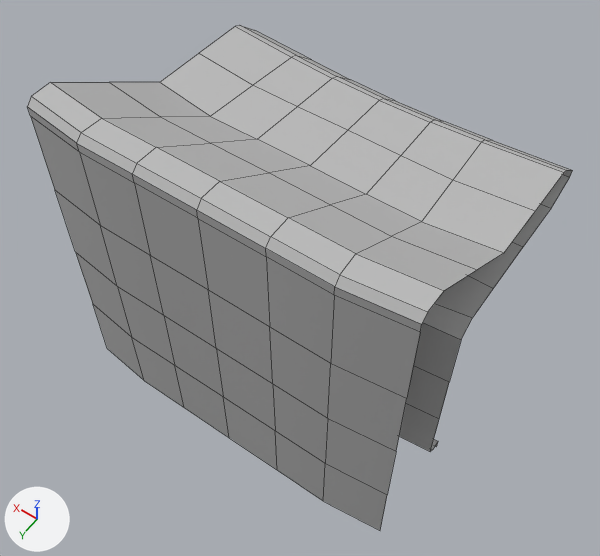
What one commit did to the FBX model Maya Project Files/Env/Exports/Console/ConsoleDesk_01_SM_Low.fbx.
Rendered twice from a camera (50 mm lens) standing at (-1.01, 0.979, 2.698) and looking at (-0.024, -0.4, 0.529). Arrows for +X, +Y and +Z are at lower left; the lights stay in place. Mesh edges are drawn as thin lines. Where no turn or scale is listed for an object, it has been applied to the vertices.

In view in the first picture: 'consoleMain'.
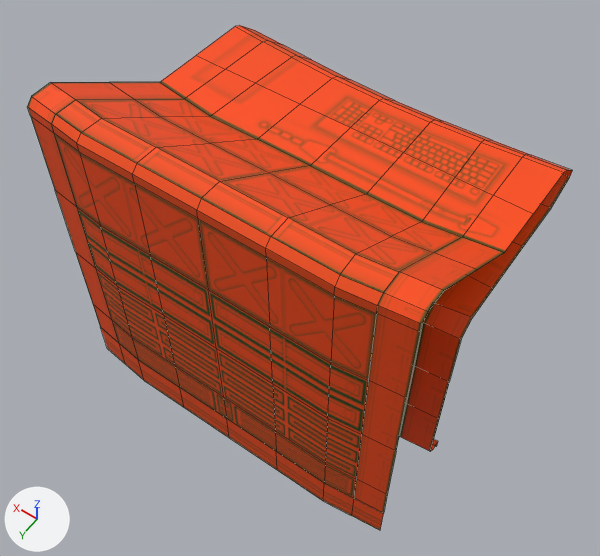
Pixel boxes [x1, y1, x2, y2] of what changed, in the pictures (600 x 556 px):
part 1 of me_mesh, built on: [27, 25, 573, 530] in both
part 2 of me_mesh, surface changed (grey to orange): [77, 55, 491, 463] in both
part 3 of me_mesh, recoloured (grey to brown): [118, 287, 174, 364] in both

Patch to the scene script:
```diff
--- a/Maya Project Files/Env/Exports/Console/ConsoleDesk_01_SM_Low.fbx.py
+++ b/Maya Project Files/Env/Exports/Console/ConsoleDesk_01_SM_Low.fbx.py
@@ img_mscsever_lowpoly_initialshadinggroup_occlusionroughnessmetallic_png @@
+img_mscsever_lowpoly_initialshadinggroup_occlusionroughnessmetallic_png = load_image('MscSever_Lowpoly_initialShadingGroup_OcclusionRoughnessMetallic.png', '_unpacked/MscSever_Lowpoly_initialShadingGroup_OcclusionRoughnessMetallic.png', 2048, 2048, 'sRGB')
@@ mat_electronics_ts @@
+mat_electronics_ts = principled_material('Electronics_TS')
+mat_electronics_ts.texture = img_mscsever_lowpoly_initialshadinggroup_occlusionroughnessmetallic_png
@@ me_mesh @@
 # used by ob_consolemain; location = (0.0, -0.537, -0.001)
-me_mesh.from_pydata(...)  # 182 vertices, 150 faces; spans x -0.62..0.62, y -0.483..0.538, z 0.001..1.222
+me_mesh.from_pydata(...)  # 243 vertices, 208 faces; spans x -0.62..0.62, y -0.483..0.538, z 0.001..1.222
+# me_mesh part 1
+# 54 faces are deleted
+# 5 vertices in x -0.37..0.37, y -0.149, z 0.954 move by (0.0, -0.014, 0.0)
+# 2 vertices move from x -0.62..0.62, y -0.177, z 0.954 to x -0.62..0.62, y -0.163, z 0.954
+# 28 vertices are added at x -0.511..0.511, y -0.472..0.432, z 0.001..1.222
+# 7 new vertices lie (0.0, 0.0, 0.146) away from vertices in x -0.62..0.62, y 0.512..0.538, z 0.001
+# 8 new vertices lie (-0.107, 0.013, 0.0) away from vertices in x 0.62, y 0.491..0.512, z 0.001..1.222
+# 8 new vertices lie (0.107, 0.013, 0.0) away from vertices in x -0.62, y 0.491..0.512, z 0.001..1.222
+# 5 new vertices lie (0.115, -0.012, 0.0) away from vertices in x 0.389..0.39, y 0.2..0.221, z 0.043..0.75
+# 5 new vertices lie (-0.115, -0.012, 0.0) away from vertices in x -0.39..-0.389, y 0.2..0.221, z 0.043..0.75
+# 112 new faces join them
+# me_mesh part 2: 95 kept faces spanning x -0.407..0.407, y -0.462..0.538, z 0.001..1.222 get new texture (UV) coordinates
+# me_mesh part 3: 96 faces spanning x -0.407..0.407, y -0.462..0.538, z 0.001..1.222 switch from mat_lambert1 (grey #bcbcbc) to mat_electronics_ts (picture img_mscsever_lowpoly_initialshadinggroup_occlusionroughnessmetallic_png)
```
